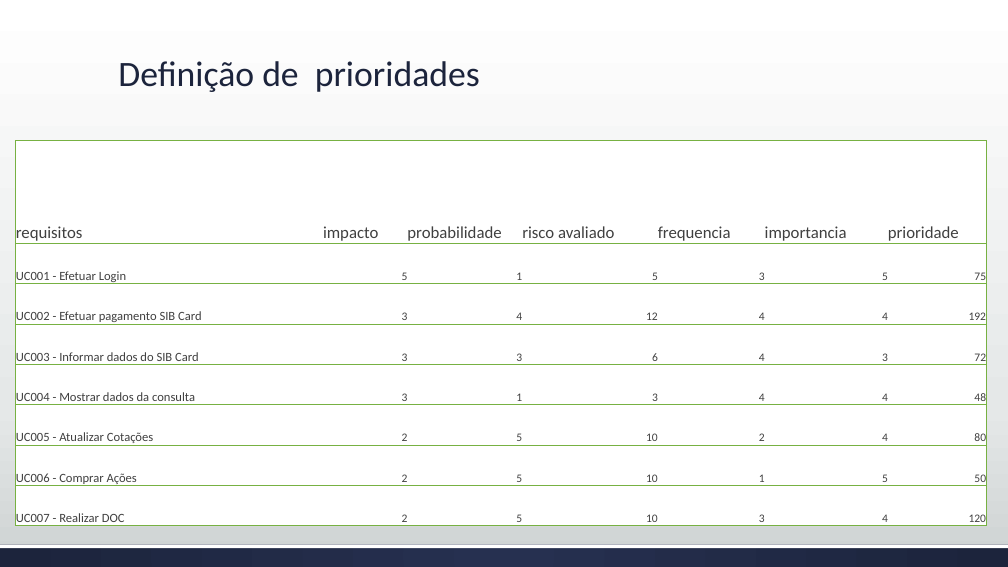
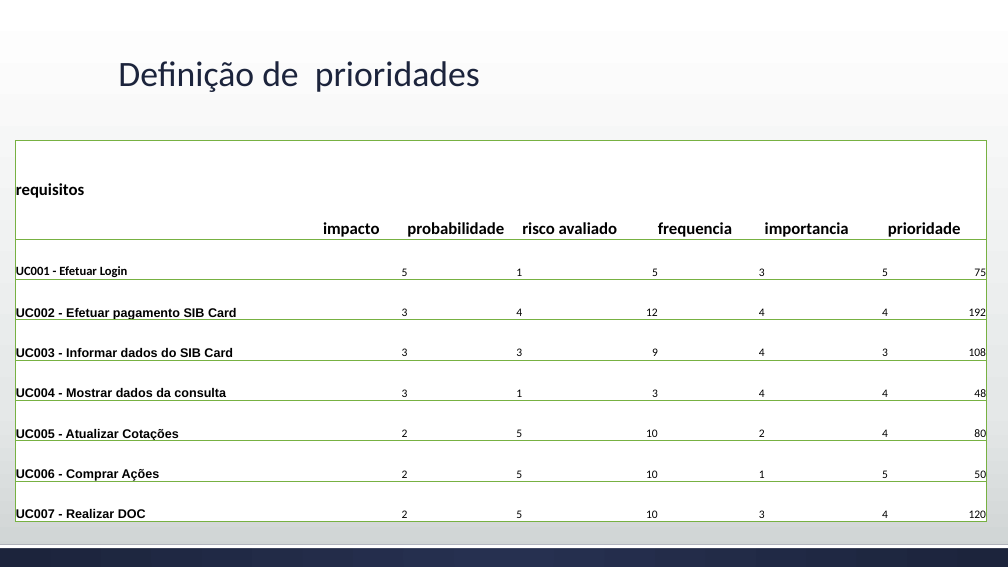
Before and after one commit to josimarpe/SIB, a slide deck: slide 10 of Requisitos/Plano de Projeto 1.pptx (slide 9 before the commit). Drawn at 1008x567 pixels with LibreOffice and Linux fonts; fonts in the diff are those of the drawing. Boxes give left, top, right and bottom in pixels: in the first picture for what was removed or moved away, otherwise in the second. Text is boxed around its words. In the diff, an @@ line names an element or a change of style, - is before the commit and + after.

```diff
--- a/Requisitos/Plano de Projeto 1.pptx
+++ b/Requisitos/Plano de Projeto 1.pptx
@@ table at (16,141,986,525) @@
-row 4, column 4: 6
+row 4, column 4: 9
-row 4, column 7: 72
+row 4, column 7: 108
@@ text colour #404040 to #000000 @@
@@ bold on in "requisitos", "impacto", "probabilidade", "risco avaliado" and 10 more places @@
@@ font Calibri to Arial in "UC002 - Efetuar pagamento SIB Card", "UC003 - Informar dados do SIB Card", "UC004 - Mostrar dados da consulta", "UC005 - Atualizar Cotações" and 2 more places @@
```
Also in this commit, not shown: 1 slide added, 2 other files.
